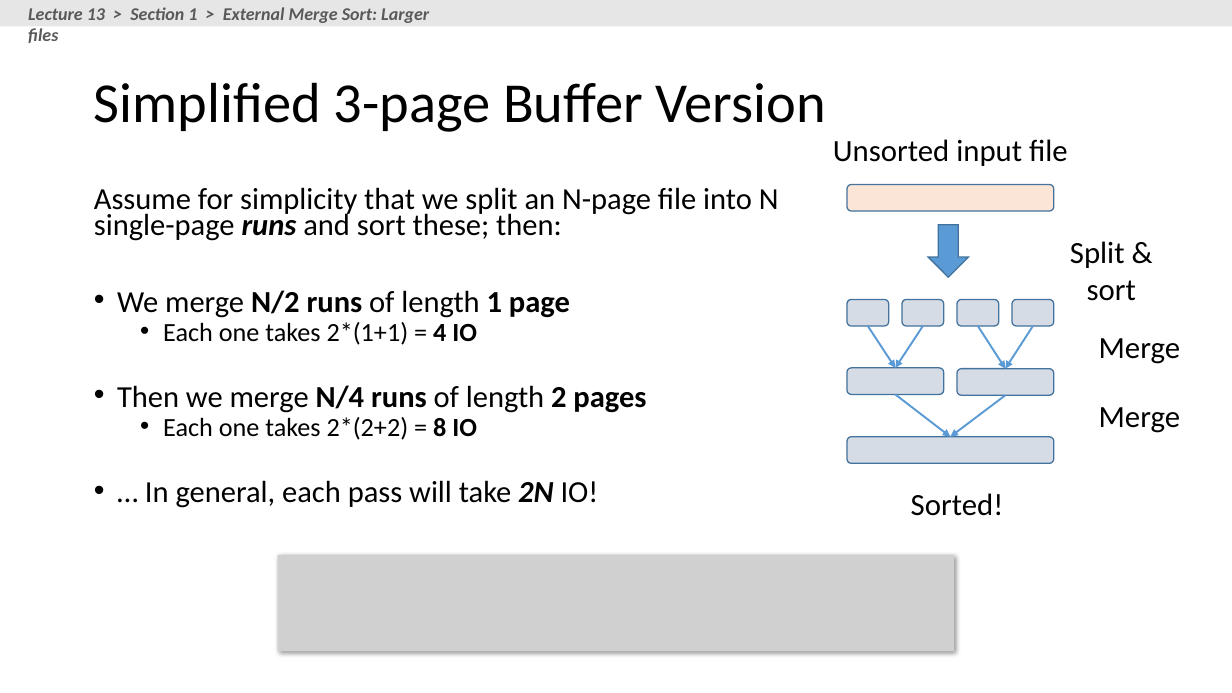
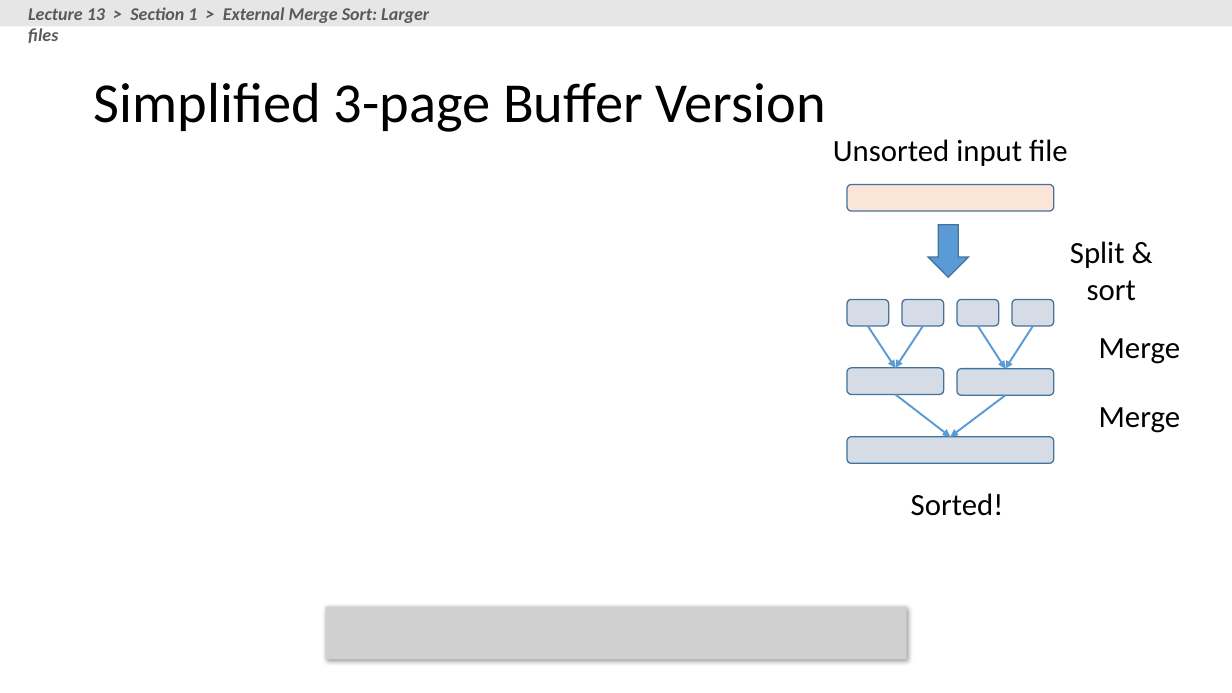
Before and after one commit to XIEQ/cs145-notebooks, a slide deck: slide 25 of lecture-13/Lecture_13_Indexes.pptx. Drawn at 1232x693 pixels with LibreOffice and Linux fonts; fonts in the diff are those of the drawing; grey boxes stand for pictures. Boxes give left, top, right and bottom in pixels: in the first picture for what was removed or moved away, otherwise in the second. Text is boxed around its words. In the diff, an @@ line names an element or a change of style, - is before the commit and + after.

```diff
--- a/lecture-13/Lecture_13_Indexes.pptx
+++ b/lecture-13/Lecture_13_Indexes.pptx
@@ text removed at bbox=[94, 187, 779, 508] @@
-Assume for simplicity that we split an N-page file into N single-page runs and sort these; then:
-• We merge N/2 runs of length 1 page
-  • Each one takes 2*(1+1) = 4 IO
-• Then we merge N/4 runs of length 2 pages
-  • Each one takes 2*(2+2) = 8 IO
-• … In general, each pass will take 2N IO!
@@ picture: place and size @@
-picture at bbox=[278, 555, 955, 651]
+picture at bbox=[325, 607, 907, 660]
```
Also in this commit, not shown: 1 other slide changed, 2 other files.
